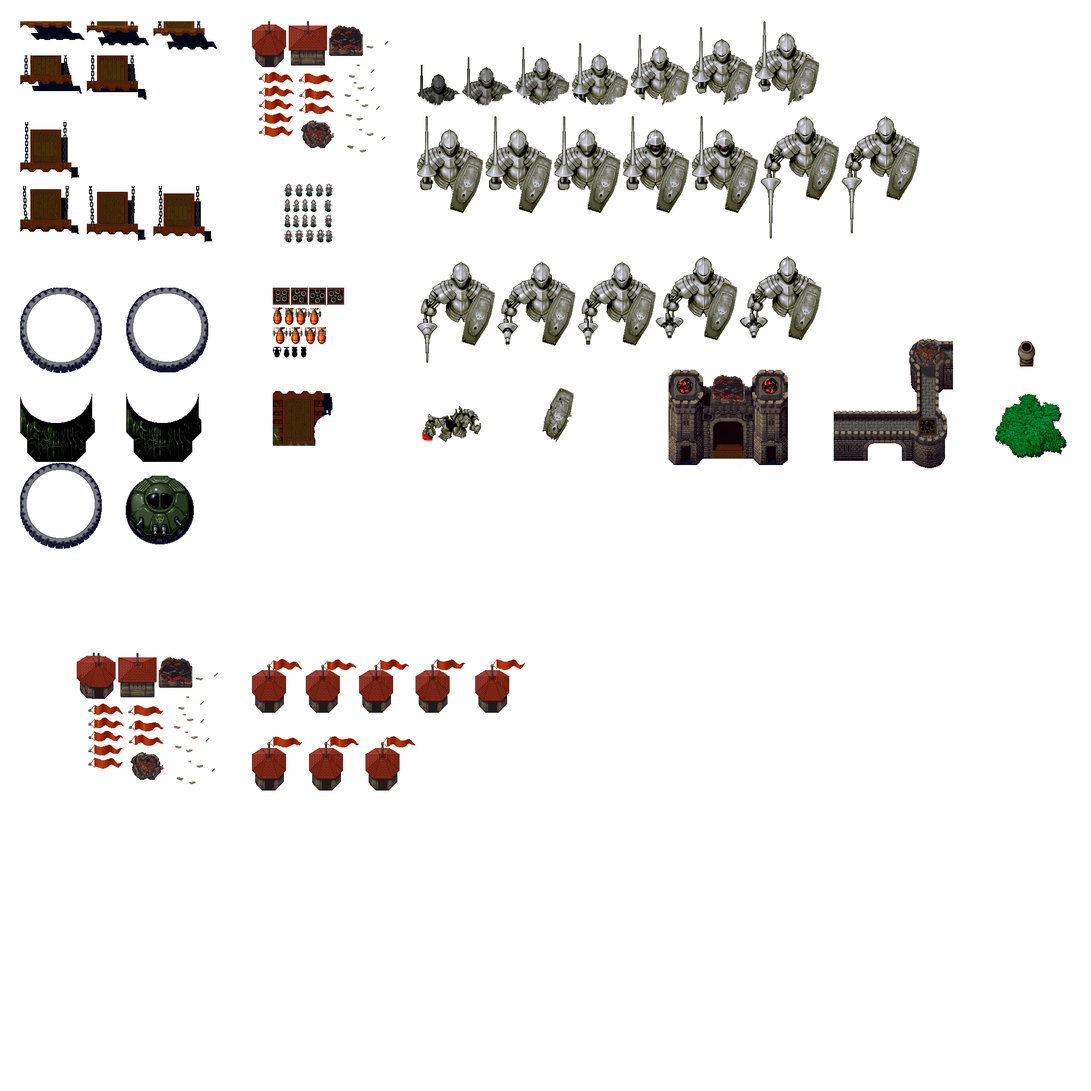
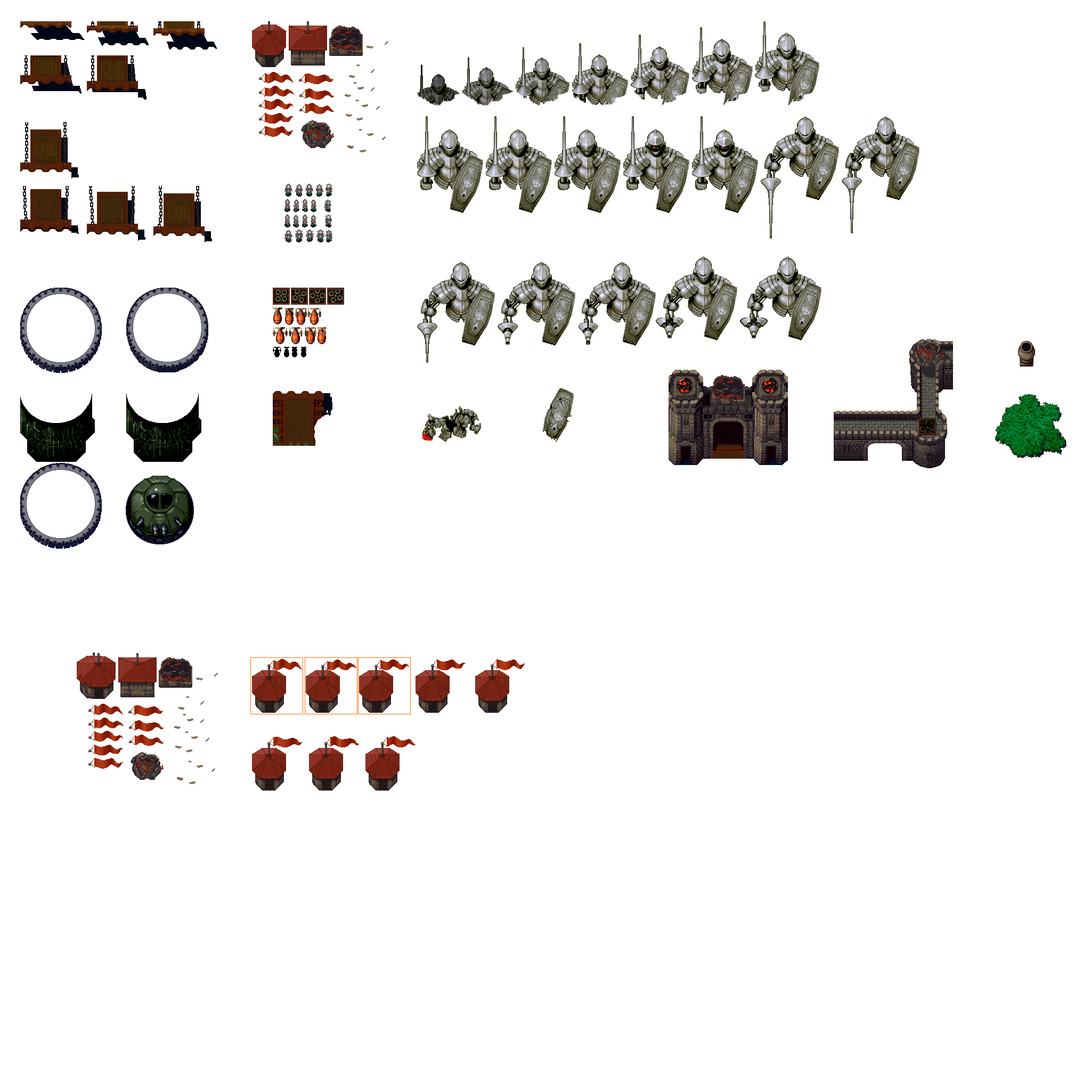
Before/after of a 1091 × 1091 layered artwork. What changed in the layer stack:
added layer "Rectángulo 1 copia 2" above "Rectángulo 1 copia" over [358, 657, 411, 715]
added layer "Rectángulo 1 copia" above "Rectángulo 1" over [304, 657, 358, 715]
added layer "Rectángulo 1" above "Casa 1" over [250, 657, 304, 715]
